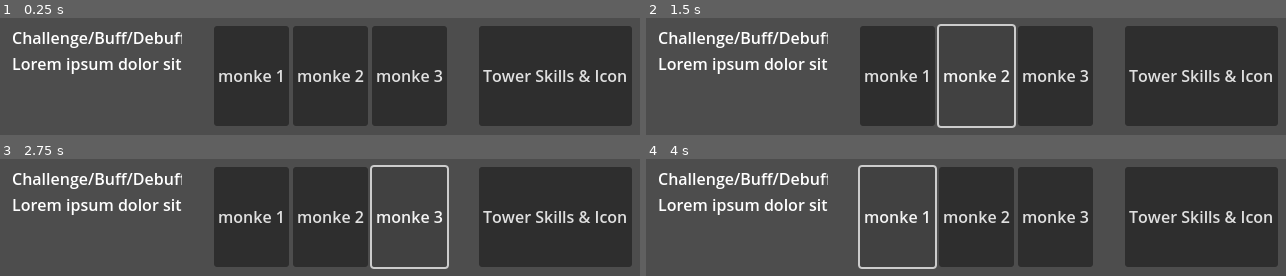
Above: before the commit, frames 1-4 (two rows, left to right).
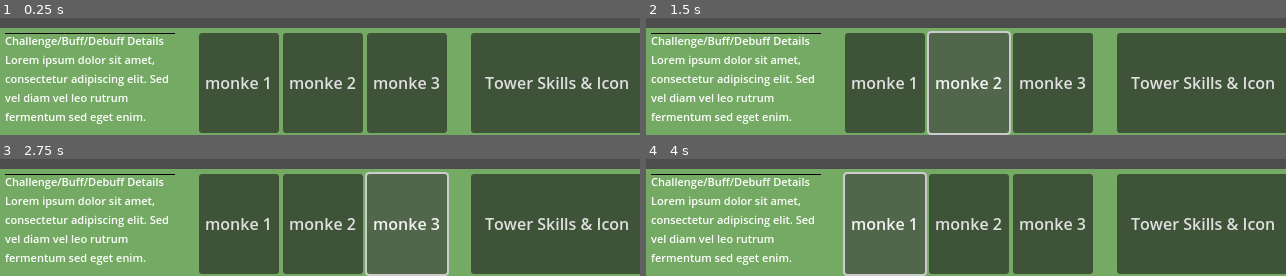
Above: after the commit, the same moments.

Repository: stickercode/spez-monkes
Game: Godot game, scene res://main_game.tscn
The game is run twice, just before and just after one commit, with the same random seed, the same clock (stepped at 60 frames per second) and the same inputs. The project has no main scene, so this scene is started directly.
Inputs:
- Up to frame 1 (0.25 s): no input
- Up to frame 2 (1.5 s): click "monke 1" at 0.5 s; click "monke 2" at 1.25 s
- Up to frame 3 (2.75 s): click "monke 3" at 2 s
- Up to frame 4 (4 s): click "Tower Skills & Icon" at 2.75 s; click "monke 1" at 3.5 s

The runs differ from the first frame. In frame 1, 83% of the frame differs, in the area x 0-100%, y 6-100%; in frame 2, 85%; in frame 3, 84%; in frame 4, 86%, in the area x 0-100%, y 5-100%.

Commit message:
Update bottom UI panel
Added some colors and changed custom mini sizing of each children containers

Diff:
--- a/main_game.tscn
+++ b/main_game.tscn
@@ -1,49 +1,69 @@
-[gd_scene format=3 uid="uid://dhw0may3xvnh"]
+[gd_scene load_steps=3 format=3 uid="uid://dhw0may3xvnh"]
+
+[sub_resource type="StyleBoxFlat" id="StyleBoxFlat_ihbon"]
+bg_color = Color(0.455344, 0.666909, 0.390617, 1)
+
+[sub_resource type="StyleBoxLine" id="StyleBoxLine_1oj5k"]
 
 [node name="Main game" type="Node"]
 
-[node name="MarginContainer" type="MarginContainer" parent="."]
-custom_minimum_size = Vector2(640, 150)
-offset_left = 2.0
-offset_top = 361.0
-offset_right = 642.0
-offset_bottom = 571.0
+[node name="PanelContainer" type="PanelContainer" parent="."]
+anchors_preset = -1
+anchor_top = 0.773
+anchor_bottom = 0.773
+offset_left = -0.499168
+offset_top = 1.88275
+offset_right = 649.501
+offset_bottom = 151.883
+theme_override_styles/panel = SubResource("StyleBoxFlat_ihbon")
+
+[node name="MarginContainer" type="MarginContainer" parent="PanelContainer"]
+custom_minimum_size = Vector2(610, 150)
+layout_mode = 2
 size_flags_horizontal = 3
 size_flags_vertical = 3
-theme_override_constants/margin_left = 10
-theme_override_constants/margin_top = 10
-theme_override_constants/margin_right = 10
+theme_override_constants/margin_left = 5
+theme_override_constants/margin_top = 5
+theme_override_constants/margin_right = 5
 
-[node name="HSplitContainer" type="HFlowContainer" parent="MarginContainer"]
+[node name="HSplitContainer" type="HFlowContainer" parent="PanelContainer/MarginContainer"]
+custom_minimum_size = Vector2(640, 100)
 layout_mode = 2
+size_flags_vertical = 0
 
-[node name="Label" type="Label" parent="MarginContainer/HSplitContainer"]
+[node name="Label" type="Label" parent="PanelContainer/MarginContainer/HSplitContainer"]
 custom_minimum_size = Vector2(170, 100)
 layout_mode = 2
-size_flags_horizontal = 0
+size_flags_horizontal = 2
+theme_override_font_sizes/font_size = 11
+theme_override_styles/normal = SubResource("StyleBoxLine_1oj5k")
 text = "Challenge/Buff/Debuff Details
 Lorem ipsum dolor sit amet, consectetur adipiscing elit. Sed vel diam vel leo rutrum fermentum sed eget enim."
+autowrap_mode = 2
 clip_text = true
 
-[node name="HBoxContainer" type="HBoxContainer" parent="MarginContainer/HSplitContainer"]
-custom_minimum_size = Vector2(100, 20)
+[node name="HBoxContainer" type="HBoxContainer" parent="PanelContainer/MarginContainer/HSplitContainer"]
+custom_minimum_size = Vector2(200, 20)
 layout_mode = 2
-size_flags_horizontal = 6
+size_flags_horizontal = 3
 
-[node name="Button" type="Button" parent="MarginContainer/HSplitContainer/HBoxContainer"]
+[node name="Button" type="Button" parent="PanelContainer/MarginContainer/HSplitContainer/HBoxContainer"]
+custom_minimum_size = Vector2(80, 80)
 layout_mode = 2
 text = "monke 1"
 
-[node name="Button2" type="Button" parent="MarginContainer/HSplitContainer/HBoxContainer"]
+[node name="Button2" type="Button" parent="PanelContainer/MarginContainer/HSplitContainer/HBoxContainer"]
+custom_minimum_size = Vector2(80, 80)
 layout_mode = 2
 text = "monke 2"
 
-[node name="Button3" type="Button" parent="MarginContainer/HSplitContainer/HBoxContainer"]
+[node name="Button3" type="Button" parent="PanelContainer/MarginContainer/HSplitContainer/HBoxContainer"]
+custom_minimum_size = Vector2(80, 80)
 layout_mode = 2
 text = "monke 3"
 
-[node name="Button" type="Button" parent="MarginContainer/HSplitContainer"]
-custom_minimum_size = Vector2(50, 50)
+[node name="Button" type="Button" parent="PanelContainer/MarginContainer/HSplitContainer"]
+custom_minimum_size = Vector2(80, 80)
 layout_mode = 2
-size_flags_horizontal = 8
+size_flags_horizontal = 3
 text = "Tower Skills & Icon"
